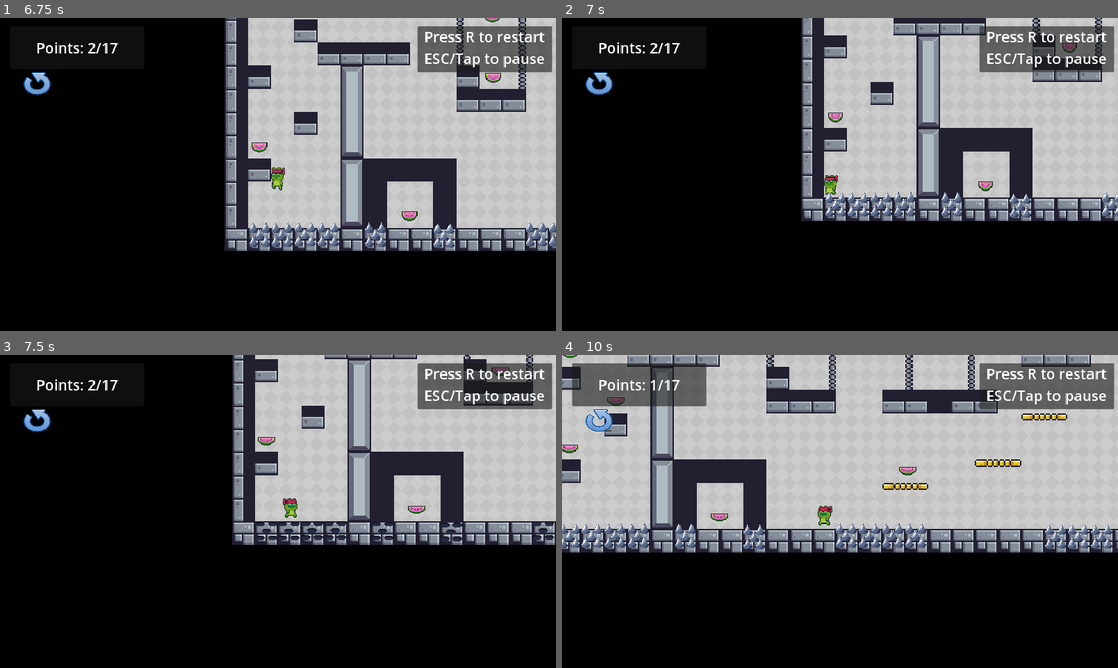
Above: before the commit, frames 1-4 (two rows, left to right).
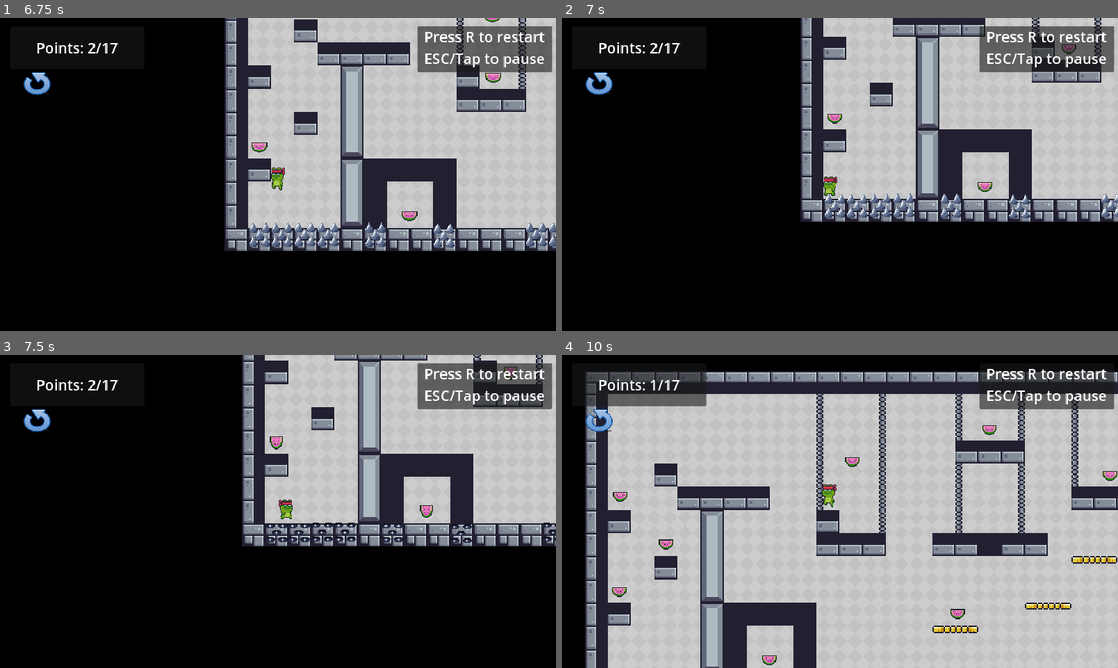
Above: after the commit, the same moments.

Repository: Omar-Munib/JumpAdventure
Game: Godot game, scene res://scenes/level3.tscn
Two runs of this game, one before a commit and one after it. Both use one fixed random seed, a clock stepped at 60 frames per second and the inputs below. This scene is started directly instead of the project's main scene.
Inputs:
- Up to frame 1 (6.75 s): tap R (restart) every 0.75 s from 0.5 to 4.25 s; hold D (right) 0.53-2.03 s; tap W (jump) at 0.77, 1.52, 3.02, 3.77, 4.52, 6.02 s; hold A (left) 2.03-2.78 s; hold D (right) 2.78-4.28 s; hold A (left) 4.28-5.03 s; hold D (right) 5.03-5.78 s; hold A (left) from 5.78 s (still down)
- Up to frame 2 (7 s): keep holding A (left); tap W (jump) at 6.77 s
- Up to frame 3 (7.5 s): release A (left) at 7.28 s; hold D (right) from 7.28 s (still down)
- Up to frame 4 (10 s): tap W (jump) at 7.52, 9.02, 9.77 s; release D (right) at 9.53 s; hold A (left) from 9.53 s (still down)

Frame 1 is identical in both runs. In frame 2, 4.9% of the frame differs, in the area x 42-100%, y 0-66%; in frame 3, 12%; in frame 4, 67%, in the area x 0-100%, y 0-100%.

Commit message:
hit animation working
added a slow motion effect using
Engine.time_scale

Diff:
--- a/scenes/main_character.gd
+++ b/scenes/main_character.gd
@@ -2,6 +2,7 @@
 
 const SPEED = 300.0
 const JUMP_VELOCITY = -450.0
+var default_anim = "default"
 @onready var sprite_2d = $Sprite2D
 
 # Get the gravity from the project settings to be synced with RigidBody nodes.
@@ -12,7 +13,7 @@
 	if (velocity.x > 1 || velocity.x < -1):
 		sprite_2d.animation = "running"
 	else:
-		sprite_2d.animation = "default"
+		sprite_2d.animation = str(default_anim)
 
 	# Add the gravity.
 	if not is_on_floor():
@@ -40,7 +41,9 @@
 
 # Method to play the "hit" animation
 func play_hit_animation():
-	sprite_2d.animation = "hit"
+	print("player got hit")
+	default_anim = "hit"
+
 
 func _unhandled_input(event):
 	if event.is_action_pressed("restart"):
--- a/scenes/main_character.tscn
+++ b/scenes/main_character.tscn
@@ -250,16 +250,15 @@
 height = 44.0
 
 [node name="CharacterBody2D" type="CharacterBody2D"]
+z_index = 5
+texture_filter = 1
 
 [node name="Sprite2D" type="AnimatedSprite2D" parent="."]
 texture_filter = 1
 position = Vector2(96.5, 45)
 scale = Vector2(1.28125, 1.6875)
 sprite_frames = SubResource("SpriteFrames_jav7x")
-animation = &"hit"
 autoplay = "default"
-frame = 1
-frame_progress = 0.918205
 
 [node name="CollisionShape2D" type="CollisionShape2D" parent="."]
 texture_filter = 1
--- a/scenes/spike_trap.gd
+++ b/scenes/spike_trap.gd
@@ -10,11 +10,13 @@
 	if (body.name == "CharacterBody2D"):
 		#var character = body.get_child()
 		# Check if the character has the "play_hit_animation" method
-
 		if body.has_method("play_hit_animation"):
 			print("animation found")
+			body.play_hit_animation()
 			# Call the play_hit_animation method of the character
+		Engine.time_scale = 0.5
 		timer.start()
 
 func _on_timer_timeout():
+	Engine.time_scale = 1.0
 	get_tree().reload_current_scene()
